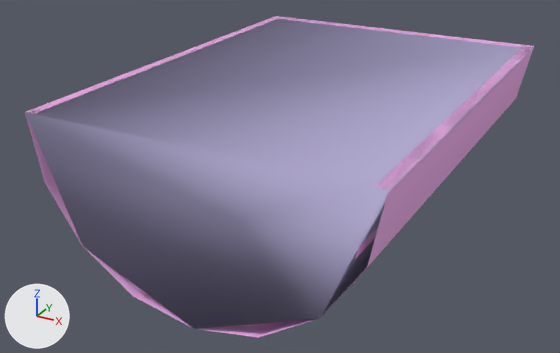
The Blender file src/props_farm/gutter_end002.blend as it was, and as the next commit left it.
Before and after are seen from a camera (50 mm lens) standing at (23.8, -48.4, 15.7) and looking at (-1.8, -1.8, -7.6). Lighting does not change. The marker at lower left points along +X, +Y and +Z.

Script lines for the objects in view, before the commit:
```python
mat_gutters001 = diffuse_material('gutters001')
mat_gutters001.base_color = (0.945, 0.482, 0.914)  # pink #f9b9f5
me_gutter_end002 = bpy.data.meshes.new('Gutter_End002')
me_gutter_end002.from_pydata(...)  # 36 vertices, 52 faces; spans x -12.0..12.0, y -16.0..16.0, z -12.0..0.0
me_gutter_end002.materials.append(mat_gutters001)  # pink #f9b9f5
me_gutter_end002_physics = bpy.data.meshes.new('gutter_end002_physics')
me_gutter_end002_physics.from_pydata(...)  # 10 vertices, 16 faces; spans x -12.0..12.0, y -16.0..16.0, z -12.0..0.0
me_gutter_end002_physics.materials.append(mat_phy)  # blue #c5bde7
ob_gutter_end002 = bpy.data.objects.new('Gutter_End002', me_gutter_end002)
ob_gutter_end002.location = (0.0, 0.0, 0.0)
ob_gutter_end002_physics = bpy.data.objects.new('gutter_end002_physics', me_gutter_end002_physics)
ob_gutter_end002_physics.location = (0.0, 0.0, 0.0)
```
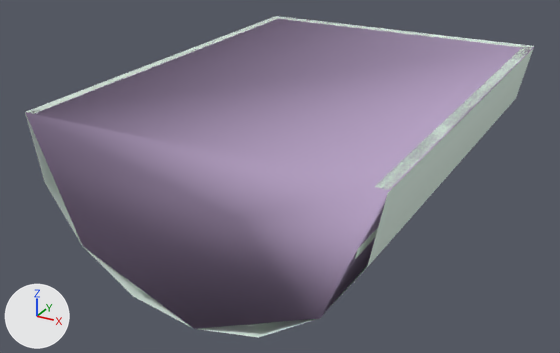
Edits to the scene script, one JSON object a line:
```json
{"op": "set", "path": "mat_gutters001.base_color", "old": "(0.945, 0.482, 0.914)", "new": "(0.809, 0.952, 0.864)", "note": "pink #f9b8f5 -> white #e8faef"}
```

Pixel boxes [x1, y1, x2, y2] of what changed, in the pictures (560 x 353 px):
```json
{"object": "Gutter_End002", "change": "recoloured", "before": [25, 16, 534, 338], "after": [25, 16, 534, 338]}
```
